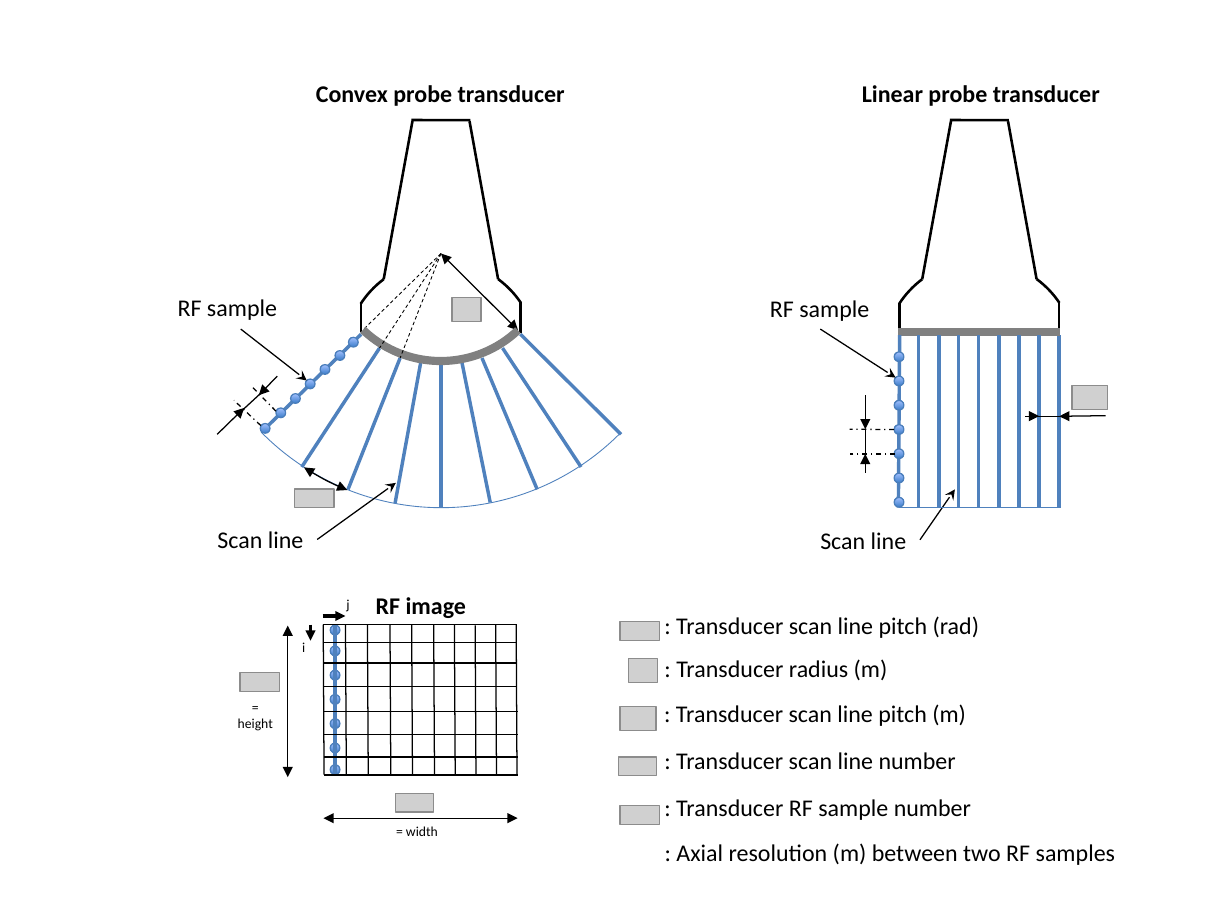
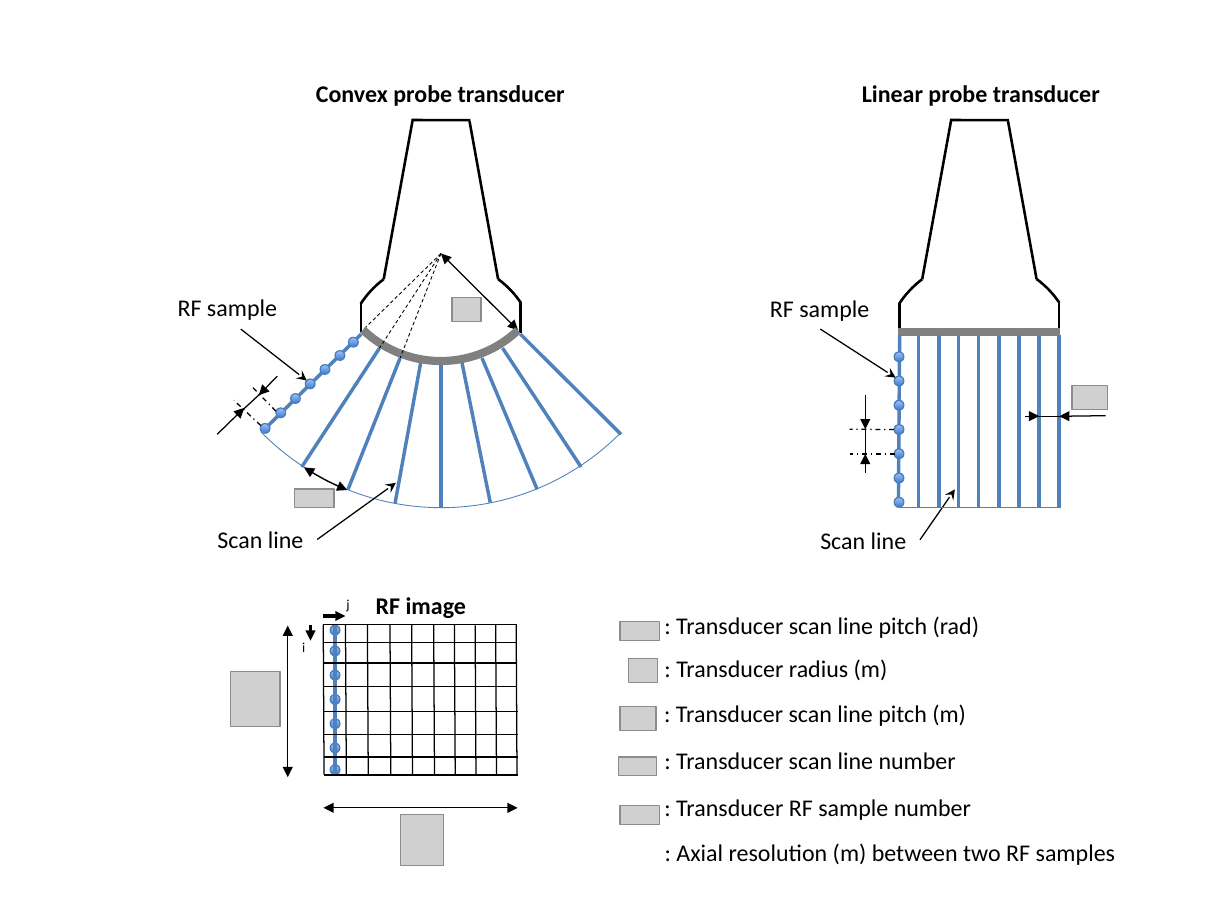
Before and after one commit to lagadic/ustk, a slide deck: slide 2 of doc/image/img-usProbeSettings.pptx. Drawn at 1232x924 pixels with LibreOffice and Linux fonts; fonts in the diff are those of the drawing; grey boxes stand for pictures; background and template pictures are left out. Boxes give left, top, right and bottom in pixels: in the first picture for what was removed or moved away, otherwise in the second. Text is boxed around its words. In the diff, an @@ line names an element or a change of style, - is before the commit and + after.

```diff
--- a/doc/image/img-usProbeSettings.pptx
+++ b/doc/image/img-usProbeSettings.pptx
@@ picture added at (230, 671, 280, 726) @@
@@ picture removed at (240, 673, 280, 691) @@
@@ text removed at (238, 718, 273, 731) @@
-=
-height
@@ double arrow moved from (324, 818) - (517, 818) to (324, 808) - (517, 808) @@
@@ picture removed at (395, 793, 434, 812) @@
@@ picture added at (400, 814, 444, 866) @@
@@ text removed at (406, 826, 438, 836) @@
-= width
```
Also in this commit, not shown: 6 other slides changed, 10 other files.
